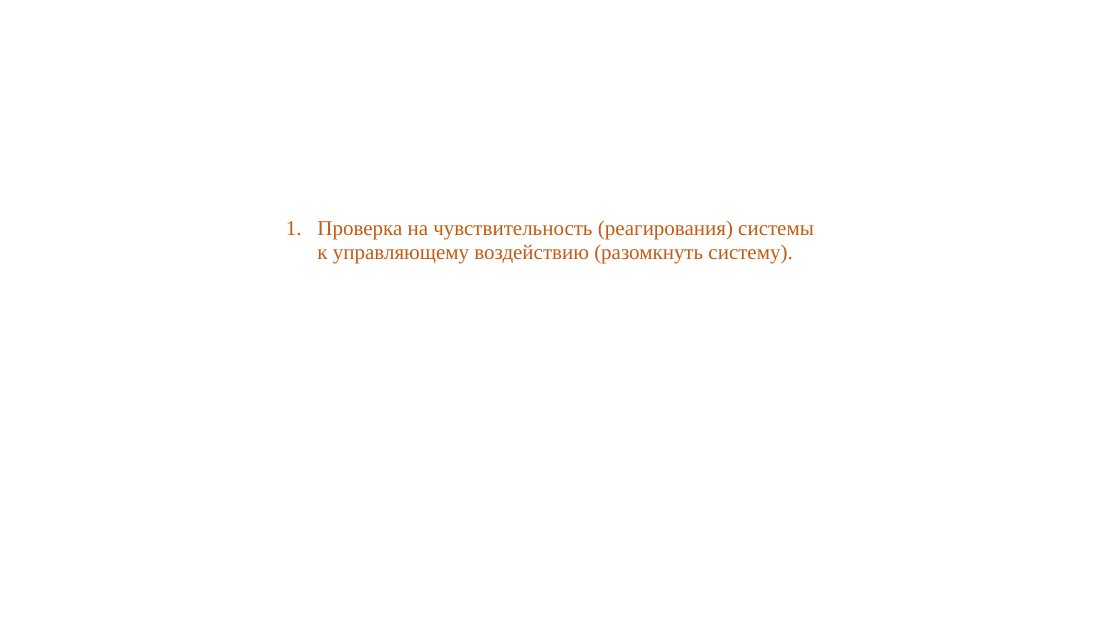
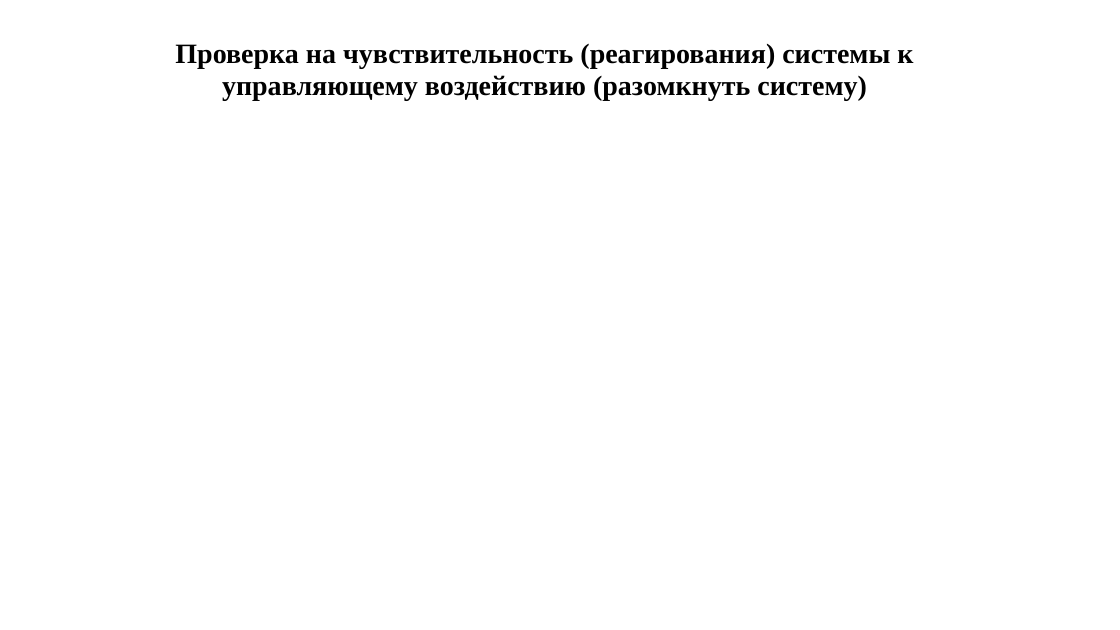
Before and after one commit to Rivares/Ph.D, a slide deck: slide 22 of 0_Docs_dir/3_General/Отчёт руководителям.pptx. Drawn at 1120x630 pixels with LibreOffice and Linux fonts; fonts in the diff are those of the drawing. Boxes give left, top, right and bottom in pixels: in the first picture for what was removed or moved away, otherwise in the second. Text is boxed around its words. In the diff, an @@ line names an element or a change of style, - is before the commit and + after.

```diff
--- a/0_Docs_dir/3_General/Отчёт руководителям.pptx
+++ b/0_Docs_dir/3_General/Отчёт руководителям.pptx
@@ text at (175, 44, 913, 100): text changed; size 18 to 24 pt; text colour #C55A11 to #000000; bold on @@
-1. Проверка на чувствительность (реагирования) системы к управляющему воздействию (разомкнуть систему).
+Проверка на чувствительность (реагирования) системы к управляющему воздействию (разомкнуть систему)
```
Also in this commit, not shown: 1 other slide changed, 28 other files.
